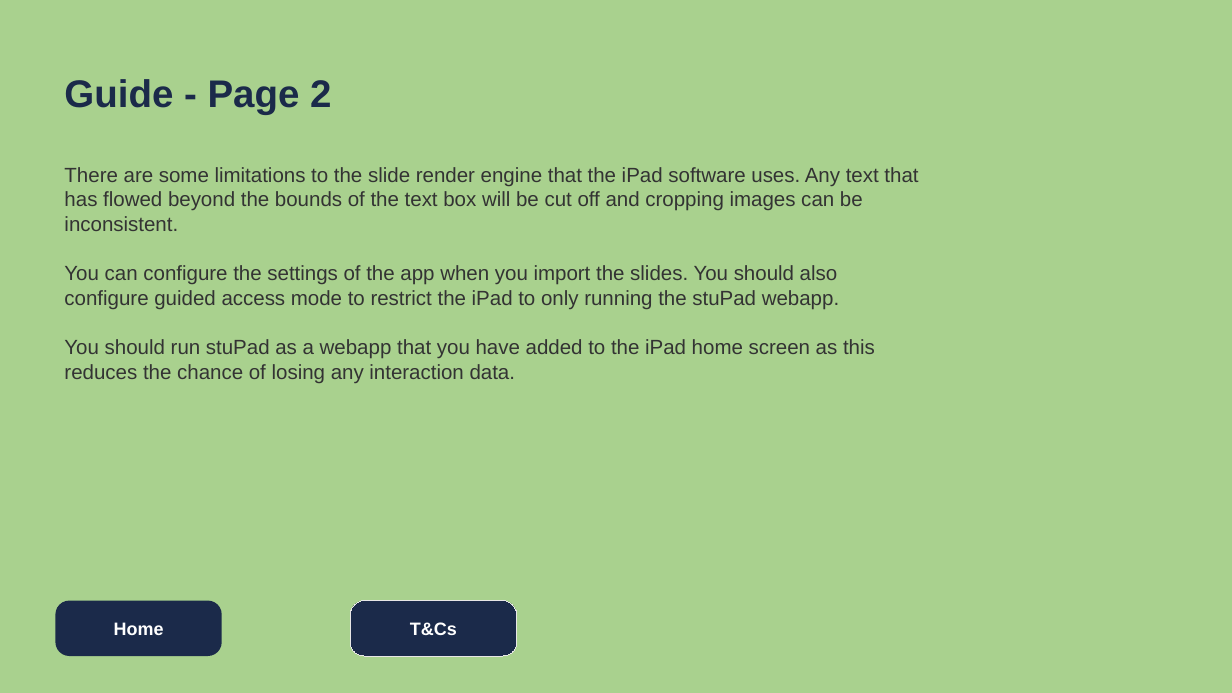
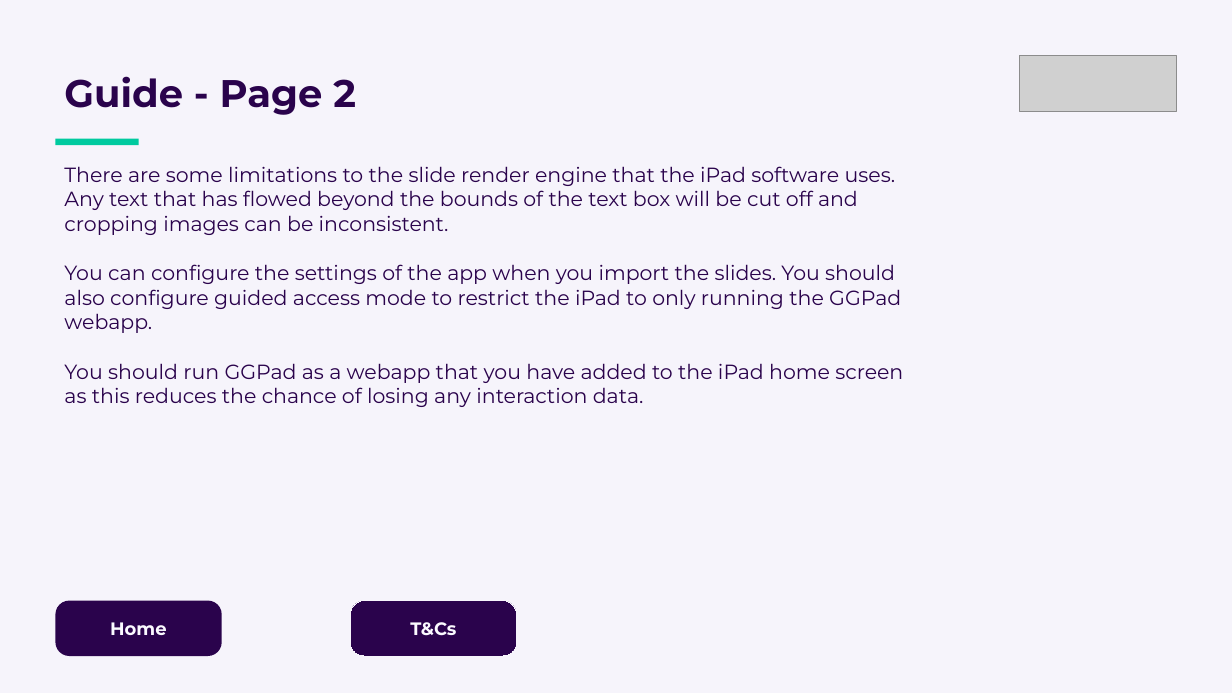
Before and after one commit to grahamlehr/stuPad, a slide deck: slide 3 of public/template.pptx. Drawn at 1232x693 pixels with LibreOffice and Linux fonts; fonts in the diff are those of the drawing; grey boxes stand for pictures. Boxes give left, top, right and bottom in pixels: in the first picture for what was removed or moved away, otherwise in the second. Text is boxed around its words. In the diff, an @@ line names an element or a change of style, - is before the commit and + after.

```diff
--- a/public/template.pptx
+++ b/public/template.pptx
@@ background #A9D18E to #F6F4FB @@
@@ text "Guide - Page 2" at <box>64,76,356,115</box>: font Arial to Montserrat, text colour #1B2A4A to #2A034C @@
@@ picture added at <box>1019,55,1177,112</box> @@
@@ rectangle added at <box>55,139,139,145</box>, fill #00CA9F @@
@@ text at <box>64,166,895,235</box>: font Arial to Montserrat, text colour #333333 to #2A034C in "There are some limitations to the slide ..." @@
@@ text at <box>64,264,903,407</box>: text changed; font Arial to Montserrat; text colour #333333 to #2A034C @@
-You can configure the settings of the app when you import the slides. You should also configure guided access mode to restrict the iPad to only running the stuPad webapp.
-You should run stuPad as a webapp that you have added to the iPad home screen as this reduces the chance of losing any interaction data.
+You can configure the settings of the app when you import the slides. You should also configure guided access mode to restrict the iPad to only running the GGPad webapp.
+You should run GGPad as a webapp that you have added to the iPad home screen as this reduces the chance of losing any interaction data.
@@ rounded rectangle "Home" at <box>55,601,222,656</box>: font Arial to Montserrat, text colour #FFFFFF to #FBFAFF; fill #1B2A4A to #2A034C @@
@@ rounded rectangle "T&Cs" at <box>350,601,517,656</box>: font Arial to Montserrat, text colour #FFFFFF to #FBFAFF; fill #1B2A4A to #2A034C; outline #E7E6E6 0.75 pt to #F6F4FB 0.75 pt @@
```
Also in this commit, not shown: 7 other slides changed, 6 other files.
